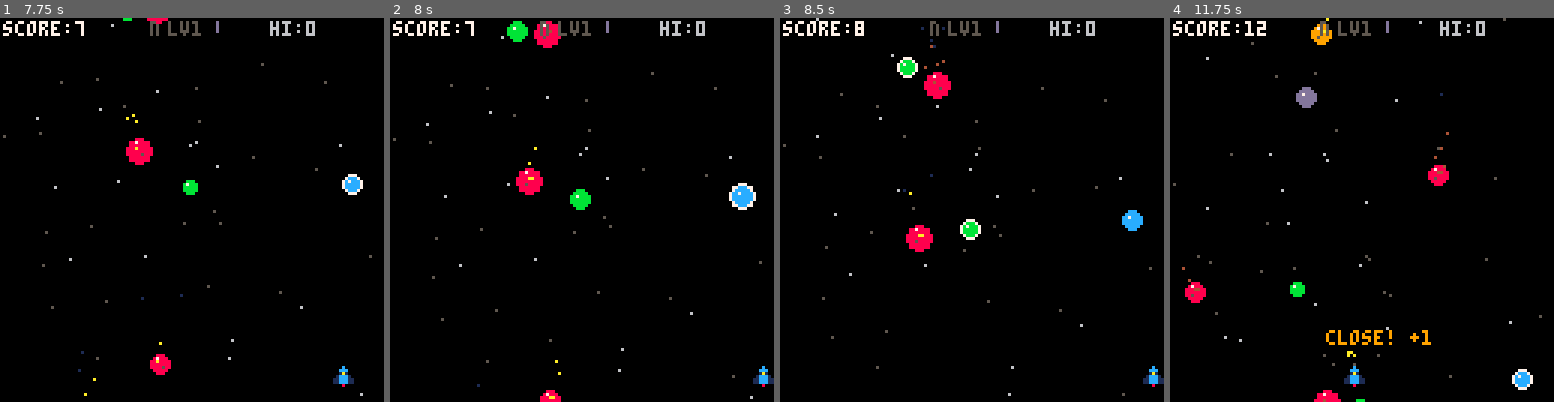
Above: before the commit, frames 1-4 (left to right).
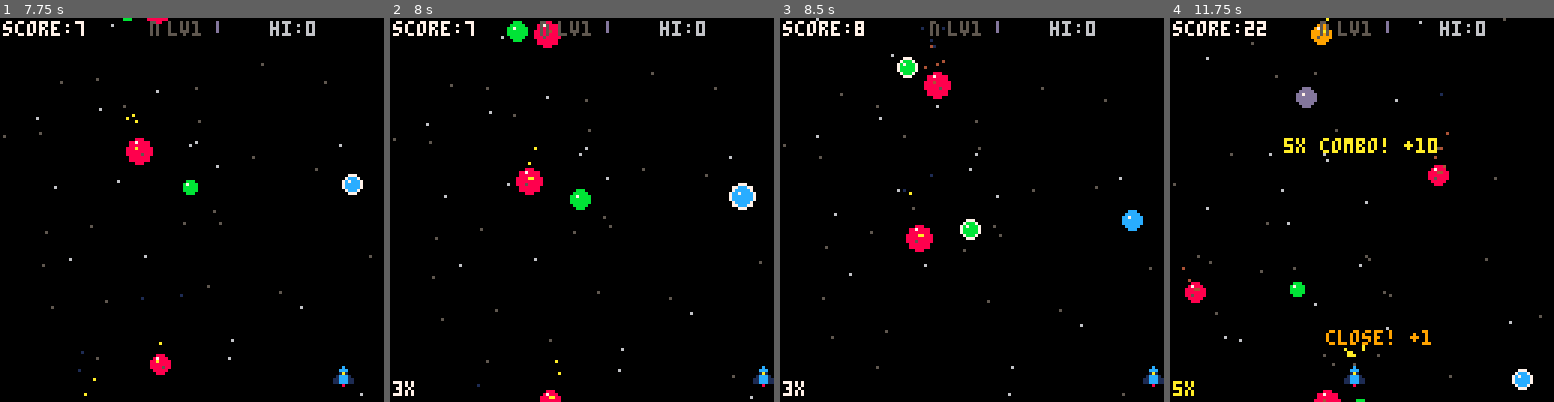
Above: after the commit, the same moments.

Repository: jeffcampbell/game-a-day
Game: PICO-8 cartridge games/2026-03-04/game.p8
The game is run twice, just before and just after one commit, with the same random seed, the same clock (stepped at 60 frames per second) and the same inputs.
Inputs:
- Up to frame 1 (7.75 s): tap X (X key) at 0.33, 0.7, 1.43, 2.58, 3.1, 3.62, 4.13, 4.65, 5.17, 5.68, 6.2, 6.72, 7.23 s; tap O (Z key) at 1.07, 1.8, 2.43, 3.07, 3.7, 4.33, 4.97, 5.6, 6.23, 6.87, 7.5 s; hold Right 2.33-3.33 s; hold Right 3.38-4.22 s; hold Up 4.27-4.67 s; hold Right 4.72-5.72 s; hold Down 5.77-6.1 s; hold Left 6.15-6.98 s; hold Right from 7.03 s (still down)
- Up to frame 2 (8 s): keep holding Right; tap X (X key) at 7.75 s
- Up to frame 3 (8.5 s): release Right at 8.03 s; hold Right from 8.08 s (still down); tap O (Z key) at 8.13 s; tap X (X key) at 8.27 s
- Up to frame 4 (11.75 s): tap O (Z key) every 0.63 s from 8.77 to 11.3 s; tap X (X key) every 0.52 s from 8.78 to 11.37 s; release Right at 8.92 s; hold Up 8.97-9.37 s; hold Right 9.42-10.42 s; hold Down 10.47-10.8 s; hold Left 10.85-11.68 s

Frame 1 is identical in both runs. In frame 2, 0.1% of the frame differs, in the area x 0-7%, y 94-99%; in frame 3, 0.1%; in frame 4, 0.8%, in the area x 0-70%, y 0-99%.

Commit message:
Add consecutive dodge combo system to Meteor Dodge
Track consecutive meteor dodges without collision or power-up pickup.
Milestone celebrations at 5x/10x/15x/20x with screen flash, particles,
SFX, and floating text. Bonus points scale with difficulty (1.2x on hard).
Combo resets on shield absorb or power-up collection. Current combo shown
in HUD, best combo displayed on gameover screen.

Co-Authored-By: Claude Opus 4.6 <noreply@anthropic.com>

Diff:
--- a/games/2026-03-04/game.p8
+++ b/games/2026-03-04/game.p8
@@ -70,6 +70,11 @@
 boss_timer=0
 boss_flash=0
 last_boss_score=0
+-- dodge combo system
+dodge_combo=0
+dodge_best=0
+combo_flash=0
+combo_flash_txt=""
 
 function _init()
  cartdata(1)
@@ -197,6 +202,11 @@
  boss_timer=0
  boss_flash=0
  last_boss_score=0
+ -- reset dodge combo
+ dodge_combo=0
+ dodge_best=0
+ combo_flash=0
+ combo_flash_txt=""
  _log("state:play")
 end
 
@@ -295,6 +305,10 @@
   -- near-miss detection
   if not m.scored and m.y>ship_y+6 then
    m.scored=true
+   -- dodge combo tracking
+   dodge_combo+=1
+   if dodge_combo>dodge_best then dodge_best=dodge_combo end
+   check_combo_milestone()
    -- boss meteors: 5x dodge bonus
    if m.boss then
     local bpts=flr(5*smul*score_mult)
@@ -350,7 +364,9 @@
     del(meteors,m)
     shake=3
     sfx(4)
+    dodge_combo=0
     _log("shield_absorb:remaining="..shield_count)
+    _log("combo_reset:shield")
     for i=1,8 do
      add(particles,{
       x=ship_x+3,y=ship_y+3,
@@ -382,6 +398,7 @@
  if slowmo_timer>0 then slowmo_timer-=1 end
  if dblscore_timer>0 then dblscore_timer-=1 end
  if pu_flash>0 then pu_flash-=1 end
+ if combo_flash>0 then combo_flash-=1 end
 
  anim_t+=1
 end
@@ -437,6 +454,10 @@
  pu_flash_txt="+"..p.name
  pu_collected+=1
  sfx(4)
+ if dodge_combo>0 then
+  _log("combo_reset:powerup")
+ end
+ dodge_combo=0
  _log("powerup_collect:"..p.name)
  -- particle burst
  for i=1,6 do
@@ -492,6 +513,35 @@
  _log("boss_wave:count="..count)
 end
 
+-- combo milestones: 5x,10x,15x,20x
+function check_combo_milestone()
+ local dm={5,10,15,20}
+ local db={10,25,50,100}
+ local dc={10,9,8,14}
+ for i=1,4 do
+  if dodge_combo==dm[i] then
+   local diff_m=diff_sel==3 and 1.2 or 1.0
+   local pts=flr(db[i]*diff_m*score_mult)
+   score+=pts
+   combo_flash=30
+   combo_flash_txt=dm[i].."x combo! +"..pts
+   shake=i
+   flash=i>=3 and i-1 or 0
+   sfx(i>=3 and 5 or 3)
+   -- particle burst
+   for j=1,4+i*2 do
+    local ang=rnd(1)
+    add(particles,{
+     x=ship_x+3,y=ship_y-4,
+     dx=cos(ang)*1.5,dy=sin(ang)*1.5-1,
+     life=15+i*3,col=dc[i]
+    })
+   end
+   _log("combo_milestone:"..dm[i].."x pts="..pts)
+  end
+ end
+end
+
 function check_col(x1,y1,w1,h1,x2,y2,w2,h2)
  return x1+1<x2+w2-1 and x1+w1-1>x2+1
     and y1+1<y2+h2-1 and y1+h1-1>y2+1
@@ -632,6 +682,28 @@
   local c=pu_flash>15 and 7 or 6
   print(pu_flash_txt,px,py,c)
  end
+
+ -- dodge combo counter (bottom-left)
+ if dodge_combo>=3 then
+  local cc=dodge_combo>=20 and 14 or
+   (dodge_combo>=15 and 8 or
+   (dodge_combo>=10 and 9 or
+   (dodge_combo>=5 and 10 or 7)))
+  print(dodge_combo.."x",1,121,cc)
+  -- pulsing glow at milestones
+  if dodge_combo>=5 and anim_t%8<4 then
+   print(dodge_combo.."x",2,121,cc)
+  end
+ end
+
+ -- combo milestone notification
+ if combo_flash>0 then
+  local cx=64-#combo_flash_txt*2
+  local cy=40+flr((30-combo_flash)/3)
+  local cc=combo_flash>20 and 10 or
+   (combo_flash>10 and 9 or 5)
+  print(combo_flash_txt,cx,cy,cc)
+ end
 end
 
 -- draw power-up items
@@ -715,8 +787,11 @@
  if nm_best>0 then
   print("best streak: "..nm_best.."x",34,76,9)
  end
+ if dodge_best>0 then
+  print("best combo: "..dodge_best.."x",34,83,10)
+ end
  if pu_collected>0 then
-  print("power-ups: "..pu_collected,34,83,12)
+  print("power-ups: "..pu_collected,34,90,12)
  end
 
  if go_timer>45 then
Not shown, changed: games/2026-03-04/game.js
